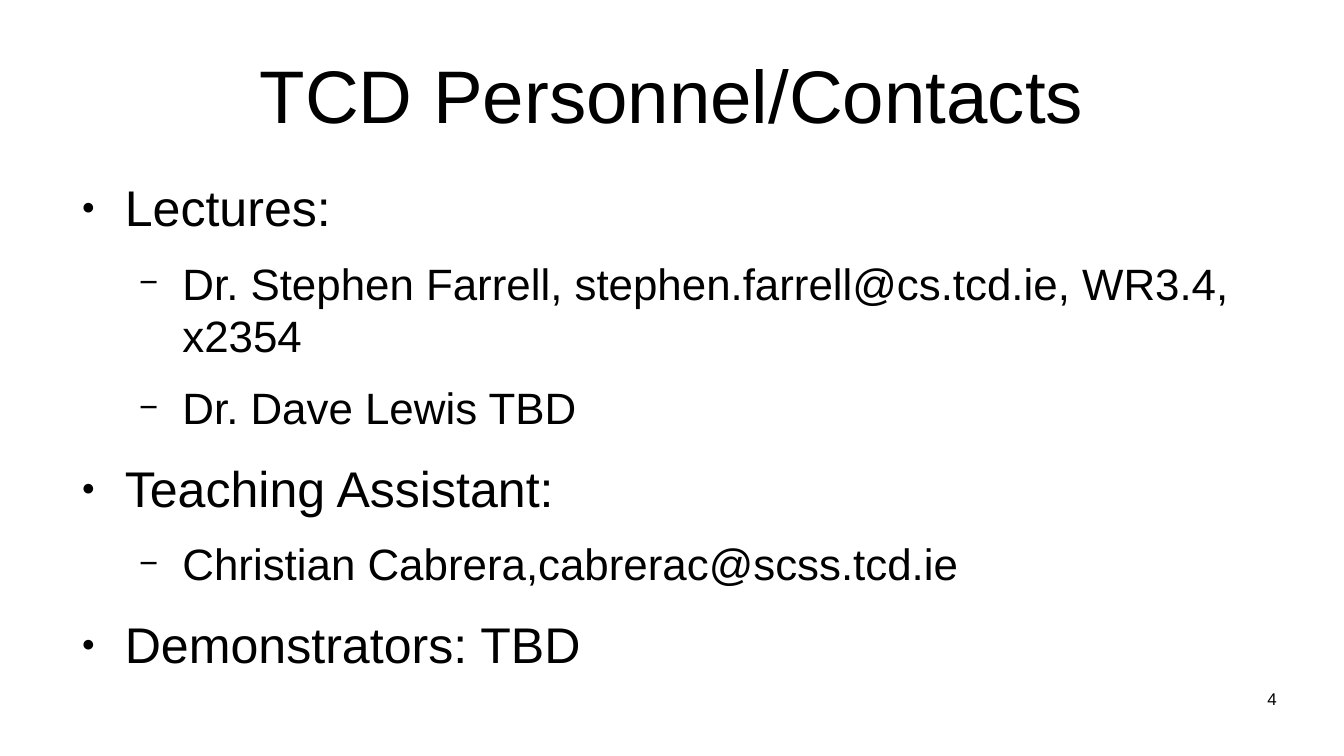
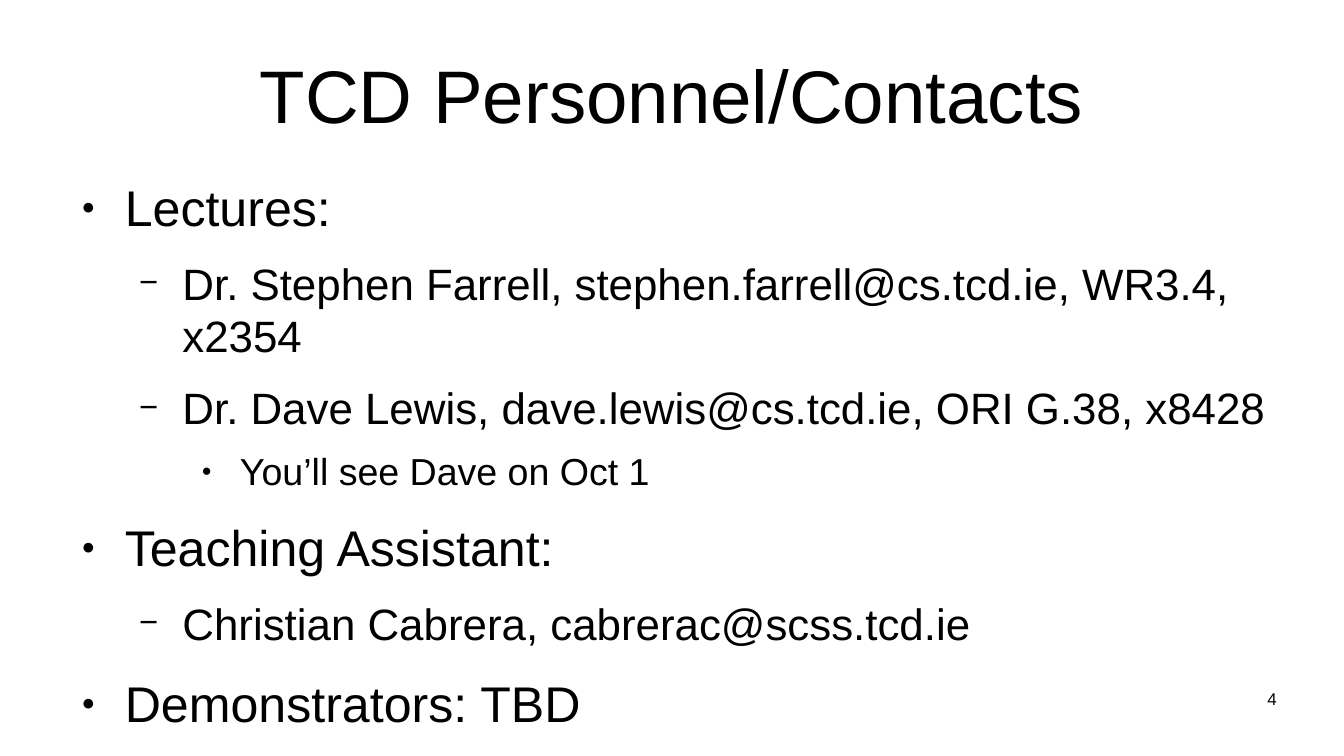
Before and after one commit to sftcd/witidtm, a slide deck: slide 4 of lectures/100-intro.odp. Drawn at 1344x756 pixels with LibreOffice and Linux fonts; fonts in the diff are those of the drawing. Boxes give left, top, right and bottom in pixels: in the first picture for what was removed or moved away, otherwise in the second. Text is boxed around its words. In the diff, an @@ line names an element or a change of style, - is before the commit and + after.

```diff
--- a/lectures/100-intro.odp
+++ b/lectures/100-intro.odp
@@ text at [182,392,1265,486]: text changed @@
-  − Dr. Dave Lewis TBD
+  − Dr. Dave Lewis, dave.lewis@cs.tcd.ie, ORI G.38, x8428
+    ● You’ll see Dave on Oct 1
@@ text at [182,608,970,646]: spaces changed @@
-  − Christian Cabrera,cabrerac@scss.tcd.ie
+  − Christian Cabrera, cabrerac@scss.tcd.ie
```
Also in this commit, not shown: 8 other slides changed, 8 slides added, 1 other file.
